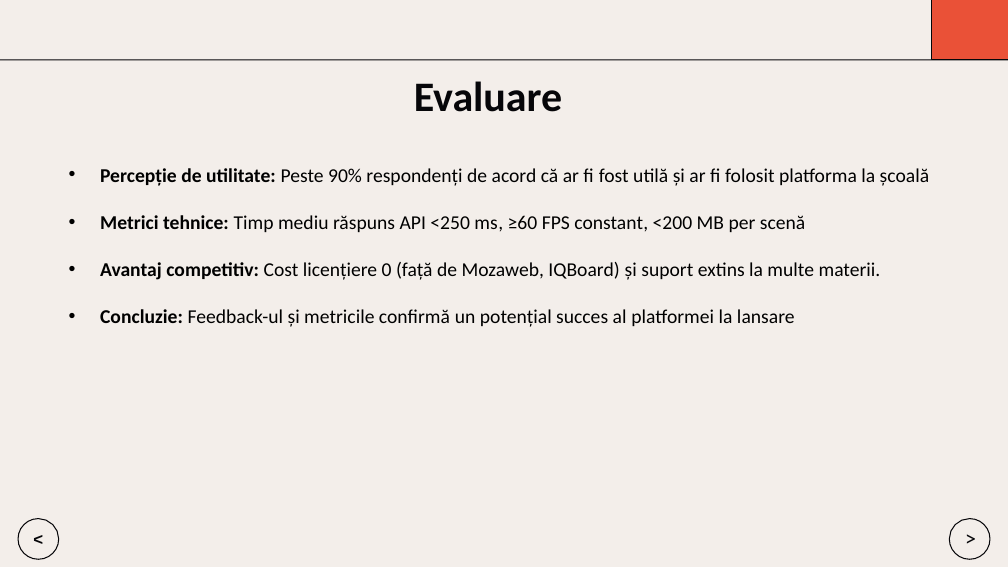
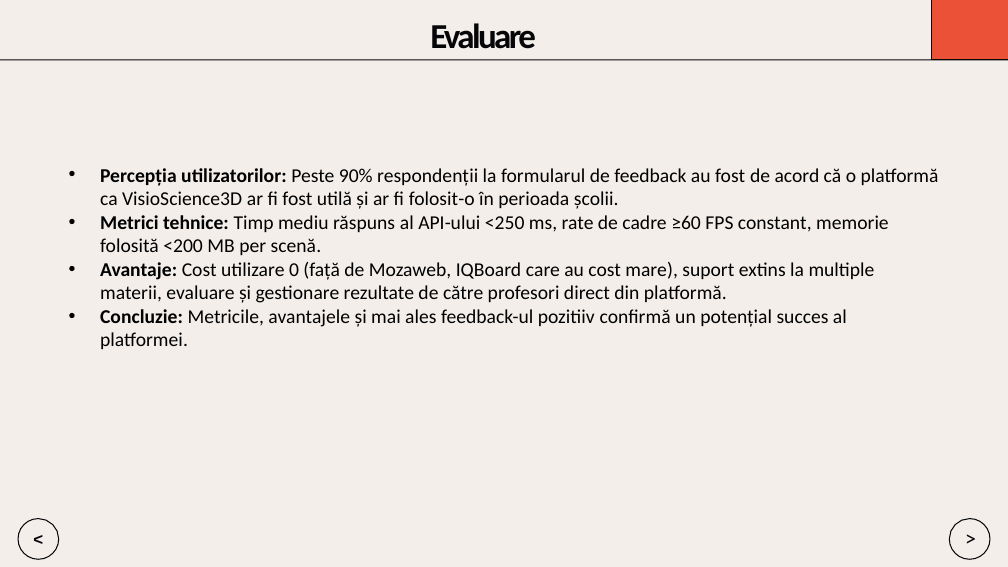
Before and after one commit to Dragomir1401/VisioScience-3D, a slide deck: slide 14 of Roadmap/scss/Prezentare_Final_Dragomir_Andrei.pptx (slide 13 before the commit). Drawn at 1008x567 pixels with LibreOffice and Linux fonts; fonts in the diff are those of the drawing. Boxes give left, top, right and bottom in pixels: in the first picture for what was removed or moved away, otherwise in the second. Text is boxed around its words. In the diff, an @@ line names an element or a change of style, - is before the commit and + after.

```diff
--- a/Roadmap/scss/Prezentare_Final_Dragomir_Andrei.pptx
+++ b/Roadmap/scss/Prezentare_Final_Dragomir_Andrei.pptx
@@ text "Evaluare": place and size @@
-text "Evaluare" at bbox=[414, 81, 562, 112]
+text "Evaluare" at bbox=[430, 23, 536, 49]
@@ text "Evaluare" at bbox=[430, 23, 536, 49]: size 30 to 25 pt, letter spacing 0 to -1.9 pt; alignment centre to left @@
@@ text at bbox=[100, 168, 939, 349]: text changed @@
-• Percepție de utilitate: Peste 90% respondenți de acord că ar fi fost utilă și ar fi folosit platforma la școală
-• Metrici tehnice: Timp mediu răspuns API <250 ms, ≥60 FPS constant, <200 MB per scenă
-• Avantaj competitiv: Cost licențiere 0 (față de Mozaweb, IQBoard) și suport extins la multe materii.
-• Concluzie: Feedback-ul și metricile confirmă un potențial succes al platformei la lansare
+• Percepția utilizatorilor: Peste 90% respondenții la formularul de feedback au fost de acord că o platformă ca VisioScience3D ar fi fost utilă și ar fi folosit-o în perioada școlii.
+• Metrici tehnice: Timp mediu răspuns al API-ului <250 ms, rate de cadre ≥60 FPS constant, memorie folosită <200 MB per scenă.
+• Avantaje: Cost utilizare 0 (față de Mozaweb, IQBoard care au cost mare), suport extins la multiple materii, evaluare și gestionare rezultate de către profesori direct din platformă.
+• Concluzie: Metricile, avantajele și mai ales feedback-ul pozitiiv confirmă un potențial succes al platformei.
```
Also in this commit, not shown: 10 other slides changed, 5 slides added, 4 slides removed, 4 other files.
